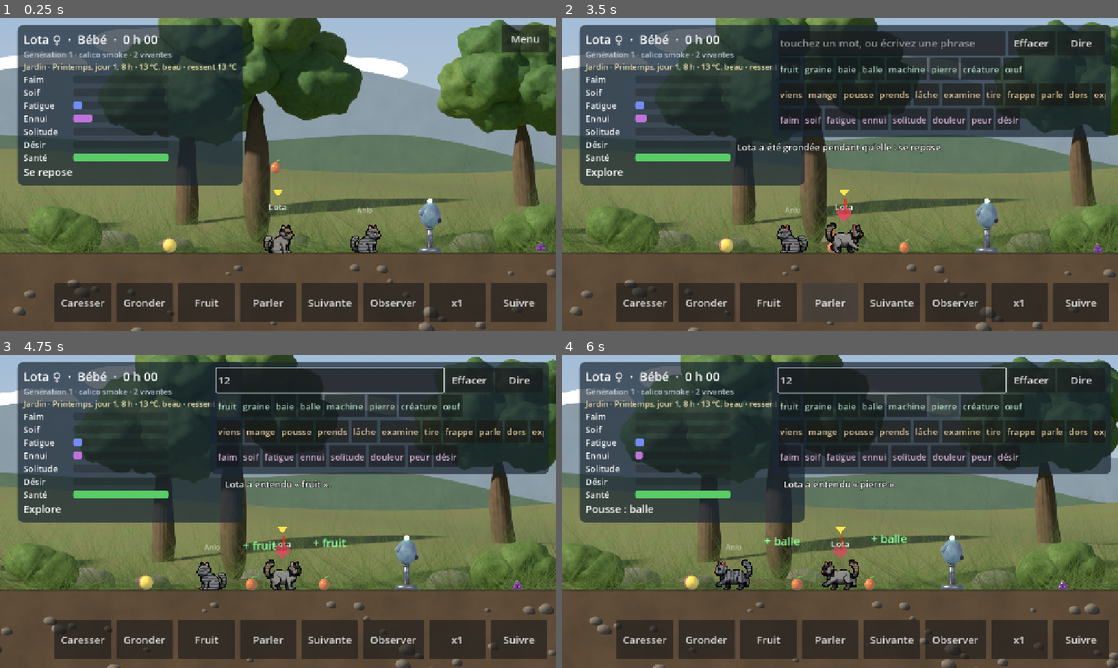
Above: before the commit, frames 1-4 (two rows, left to right).
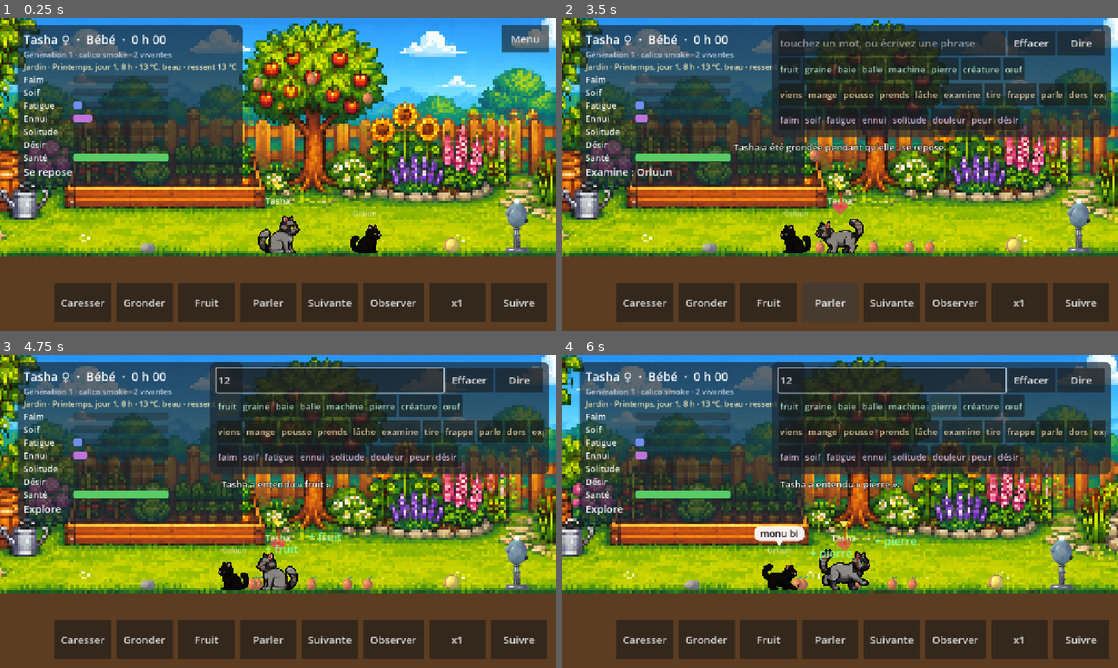
Above: after the commit, the same moments.

Repository: Ankool29/crealife
Game: Godot game, scene res://scenes/main.tscn
Two runs of this game, one before a commit and one after it. Both use one fixed random seed, a clock stepped at 60 frames per second and the inputs below.
Inputs (mouse positions are in pixels of both pictures, inside the frame that each line leads up to):
- Up to frame 1 (0.25 s): no input
- Up to frame 2 (3.5 s): click "Caresser" at 0.5 s; click "Gronder" at 1.25 s; click "Fruit" at 2 s; click "Parler" at 2.75 s
- Up to frame 3 (4.75 s): click (328, 380) at 3.52 s; type "12" at 3.6 s; click "fruit" at 4.25 s
- Up to frame 4 (6 s): click "balle" at 5 s; click "pierre" at 5.75 s

The runs differ from the first frame. In frame 1, 71% of the frame differs, in the area x 0-100%, y 0-100%; in frame 2, 57%; in frame 3, 58%; in frame 4, 59%.

Commit message:
Jardin en pixel art : pommier, buissons à baies et décor alignés, jardin plus compact
Co-Authored-By: Claude Opus 5.5 <noreply@anthropic.com>
Claude-Session: https://claude.ai/code/session_01MAppfGnRnr8qw2kENJWVLu

Diff:
--- a/assets/decor/px_decors.json
+++ b/assets/decor/px_decors.json
@@ -33,5 +33,12 @@
    1024
   ],
   "floor": 809
+ },
+ "jardin": {
+  "size": [
+   2504,
+   704
+  ],
+  "floor": 631
  }
 }
--- a/src/sim/world_sim.gd
+++ b/src/sim/world_sim.gd
@@ -28,7 +28,7 @@
 const SCREEN_MODES: Array[String] = ["noms", "verbes", "besoins"]
 const SCREEN_RANGE := 600.0
 const MUSIC_RANGE := 450.0
-const GARDEN_W := 3000.0
+const GARDEN_W := 2000.0       # largeur du décor pixel art à la densité des pièces
 const BASKET_X := 340.0          # corbeille de fruits, depuis le bord gauche de la cuisine
 ## Pièces de la maison : clé, nom affiché, largeur (celle de leur décor).
 const HOUSE: Array = [
@@ -76,9 +76,9 @@
 		_setup_zones()
 		var g := garden_x()
 		add_object("distributeur", machine_x)
-		add_object("balle", g + 1150.0)
+		add_object("balle", g + 1300.0)
 		add_object("pierre", g + 600.0)
-		add_object("pierre", g + 2600.0)
+		add_object("pierre", g + 1850.0)
 		_add_zone_objects()
 		for i in 3:
 			_spawn_fruit()
@@ -94,9 +94,9 @@
 		x += float(r[2])
 	zones.append({"key": "jardin", "label": "Jardin", "x0": x, "x1": x + GARDEN_W, "indoor": false})
 	width = x + GARDEN_W
-	trees = PackedFloat32Array([x + 450.0, x + 1350.0, x + 2350.0])
-	bushes = PackedFloat32Array([x + 900.0, x + 2000.0])
-	machine_x = x + 1750.0
+	trees = PackedFloat32Array([x + 980.0])                # le pommier du décor
+	bushes = PackedFloat32Array([x + 1070.0, x + 1640.0])
+	machine_x = x + 1450.0
 
 
 func zone(key: String) -> Dictionary:
@@ -455,7 +455,7 @@
 	if trees.is_empty() or count_of("fruit") >= 6 + 2 * alive_count():
 		return
 	var tree_x := trees[rng.randi_range(0, trees.size() - 1)]
-	add_object("fruit", tree_x + rng.randf_range(-110.0, 110.0), rng.randf_range(180.0, 260.0))
+	add_object("fruit", tree_x + rng.randf_range(-160.0, 160.0), rng.randf_range(330.0, 450.0))
 
 
 ## La corbeille de la cuisine se remplit toute l'année (quelques fruits).
--- a/src/view/world_view.gd
+++ b/src/view/world_view.gd
@@ -73,7 +73,7 @@
 				var img := Vector2(s.texture.get_width(), s.texture.get_height()) * s.scale
 				screen_rect = Rect2(s.position + PX_SCREEN.position * img, PX_SCREEN.size * img)
 			var under := ColorRect.new()          # fondations sous le plancher
-			under.color = Color(0.17, 0.1, 0.07)
+			under.color = Color(0.17, 0.1, 0.07) if z.indoor else Color(0.36, 0.24, 0.13)
 			under.position = Vector2(z.x0, s.position.y + s.texture.get_height() * s.scale.y)
 			under.size = Vector2(room_w, 600.0)
 			_near_layer.add_child(under)
Binary file added: art/pixel/decor/jardin.png
Not shown, added: art/pixel/decor/jardin.png.import
Binary file added: assets/decor/px_jardin.png
Not shown, added: assets/decor/px_jardin.png.import
